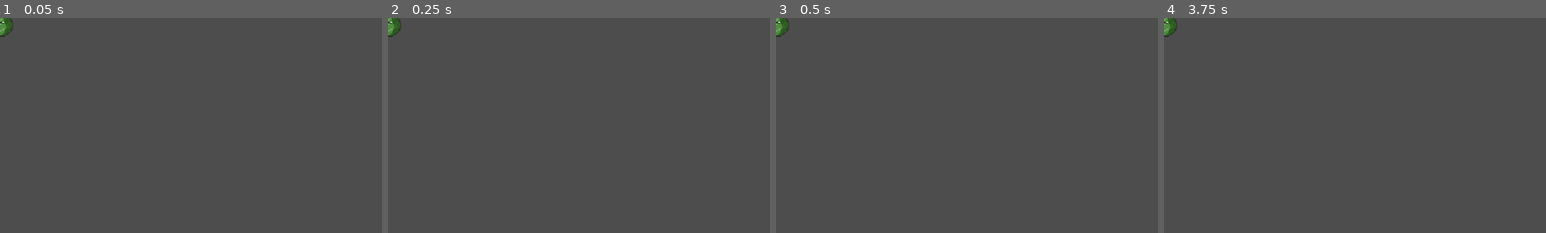
Above: before the commit, frames 1-4 (left to right).
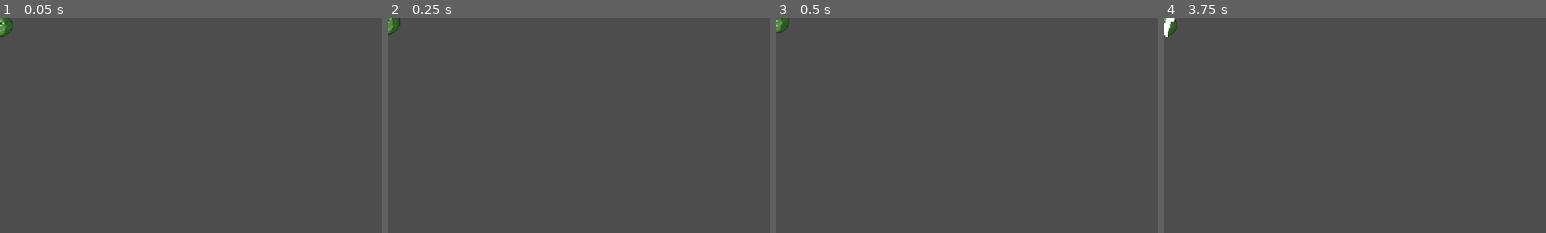
Above: after the commit, the same moments.

Repository: liduwang0/SurvivorsClone_Complete-main
Game: Godot game, scene res://Enemy/enemy_cabbage.tscn
Same seed, same stepped clock (60 frames per second), same inputs: the game is played once before the commit and once after it. This scene is started directly instead of the project's main scene. Sound files missing from this copy of the repository are replaced by a short silence.
Inputs (mouse positions are % of the whole screen's width and height, from its top left):
- Up to frame 1 (0.05 s): no input
- Up to frame 2 (0.25 s): no input
- Up to frame 3 (0.5 s): no input
- Up to frame 4 (3.75 s): tap Enter at 0.5, 2, 3.5 s; move the mouse to (45, 70) at 0.52 s; hold W (up) 0.53-2.03 s; click (45, 70) at 0.6 s; tap Space at 1.25, 2.75 s; move the mouse to (80, 65) at 1.27 s; click (80, 65) at 1.35 s; move the mouse to (20, 35) at 2.02 s; hold A (left) 2.03-3.53 s; click (20, 35) at 2.1 s; move the mouse to (55, 50) at 2.77 s; click (55, 50) at 2.85 s; move the mouse to (35, 25) at 3.52 s; hold S (down) from 3.53 s (still down); click (35, 25) at 3.6 s
The pictures show only the part of the screen within x 0-50%, y 0-50%; the shares and areas given below are measured in that part.

The runs differ from the first frame. In frame 1, less than 0.1% of the frame differs, in the area x 0-4%, y 0-5%; in frame 2, 0.1%; in frame 3, 0.1%, in the area x 0-4%, y 0-9%; in frame 4, 0.1%.
Error before the commit: Parse Error: Identifier "original_modulate" not declared in the current scope. (res://Enemy/enemy_defense.gd:28)
Error after the commit: Invalid access to property or key 'global_position' on a base object of type 'null instance'. (res://Enemy/enemy.gd:49)

Commit message:
added all enemy hurt red effect

Diff:
--- a/Enemy/enemy.gd
+++ b/Enemy/enemy.gd
@@ -15,6 +15,10 @@
 @onready var snd_hit = $snd_hit
 @onready var hitBox = $HitBox
 
+# 添加闪烁相关变量
+var original_modulate = Color(1, 1, 1, 1)
+var hit_flash_timer = null
+
 var death_anim = preload("res://Enemy/explosion.tscn")
 var exp_gem = preload("res://Objects/experience_gem.tscn")
 
@@ -25,15 +29,41 @@
 	anim.play("walk")
 	hitBox.damage = enemy_damage
 
+	# 保存原始颜色
+	original_modulate = sprite.modulate
+
+	# 创建闪烁计时器
+	hit_flash_timer = Timer.new()
+	hit_flash_timer.one_shot = true
+	add_child(hit_flash_timer)
+	hit_flash_timer.timeout.connect(reset_modulate)
+
 func _physics_process(_delta):
 	if is_dead:
 		return
+
 	# 原有的击退逻辑
 	knockback = knockback.move_toward(Vector2.ZERO, knockback_recovery)
-	var direction = global_position.direction_to(player.global_position)
-	velocity = direction*movement_speed
+
+	# 计算方向并确保归一化
+	var direction = global_position.direction_to(player.global_position).normalized()
+
+	# 打印方向和速度信息进行调试
+	#print("Direction: ", direction, " Speed: ", movement_speed, " Velocity: ", direction * movement_speed)
+
+	# 设置速度
+	velocity = direction * movement_speed
 	velocity += knockback
+
+	# 保存移动前位置
+	var prev_pos = global_position
+
+	# 移动
 	move_and_slide()
+
+	# 计算实际移动距离
+	var actual_movement = global_position - prev_pos
+	# print("Actual movement: ", actual_movement.length())
 
 	# 方向处理
 	if direction.x > 0.1:
@@ -44,6 +74,10 @@
 	# 当击退接近结束且当前在受伤动画中，恢复行走动画
 	if knockback.length() < 5 and anim.current_animation == "hurt":
 		anim.play("walk")
+
+# 添加重置颜色函数
+func reset_modulate():
+	sprite.modulate = original_modulate
 
 func death():
 	is_dead = true
@@ -70,24 +104,34 @@
 		new_gem.experience = experience
 		loot_base.call_deferred("add_child", new_gem)
 
-		# 如果您仍然想要爆炸效果，取消下面的注释
-		# var enemy_death = death_anim.instantiate()
-		# enemy_death.scale = sprite.scale
-		# enemy_death.global_position = global_position
-		# get_parent().call_deferred("add_child", enemy_death)
+		# 添加爆炸视觉效果
+		#var enemy_death = death_anim.instantiate()
+		#enemy_death.global_position = global_position
+		#get_parent().call_deferred("add_child", enemy_death)
 
-		# 从场景中移除敌人
+		# 移除敌人
 		queue_free()
 
 func _on_hurt_box_hurt(damage, angle, knockback_amount):
 	hp -= damage
 	knockback = angle * knockback_amount  # 设置击退值
+
+	# 无论是否死亡，都先播放受伤效果
+	snd_hit.play()
+
+	# 添加红光闪烁效果
+	hit_flash_timer.stop()  # 停止之前的计时器
+	sprite.modulate = Color(1.5, 0.3, 0.3, 1.0)  # 红色闪烁
+	hit_flash_timer.wait_time = 0.15  # 闪烁持续0.15秒
+	hit_flash_timer.start()
+
+	# 检查是否死亡
 	if hp <= 0:
 		if not is_dead:  # 防止多次调用
+			# 延迟一小段时间再调用death，让闪烁效果可见
+			await get_tree().create_timer(0.1).timeout
 			death()
 	else:
-		snd_hit.play()
-
 		# 播放受伤动画，并确保动画完成后恢复行走
 		if anim.has_animation("hurt") and anim.current_animation != "hurt":
 			anim.play("hurt")
